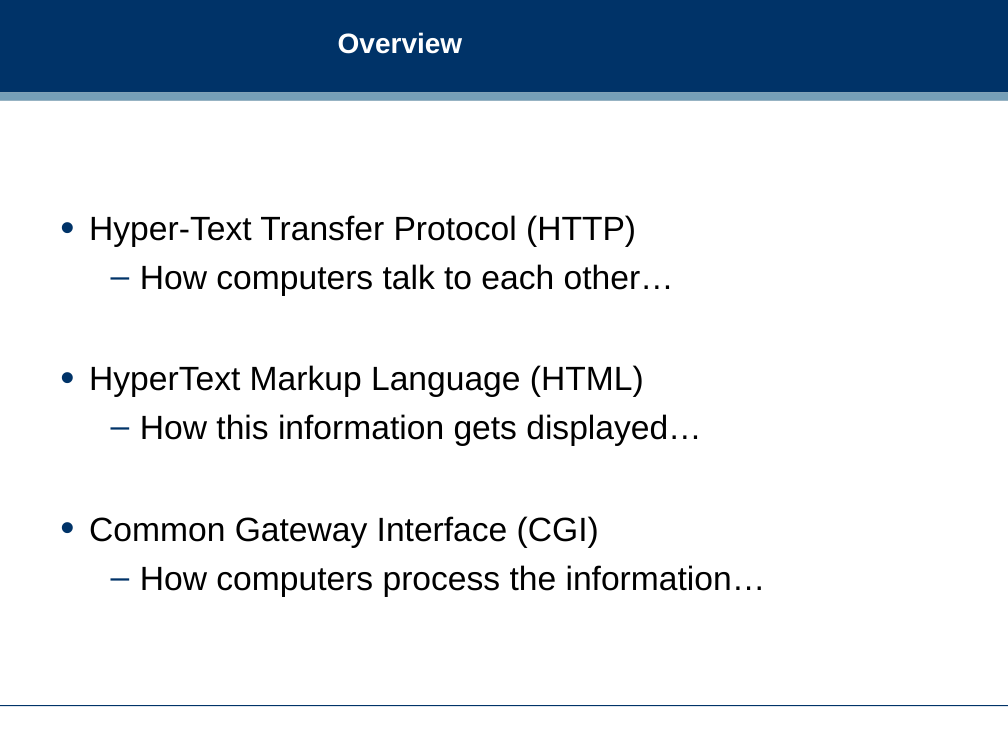
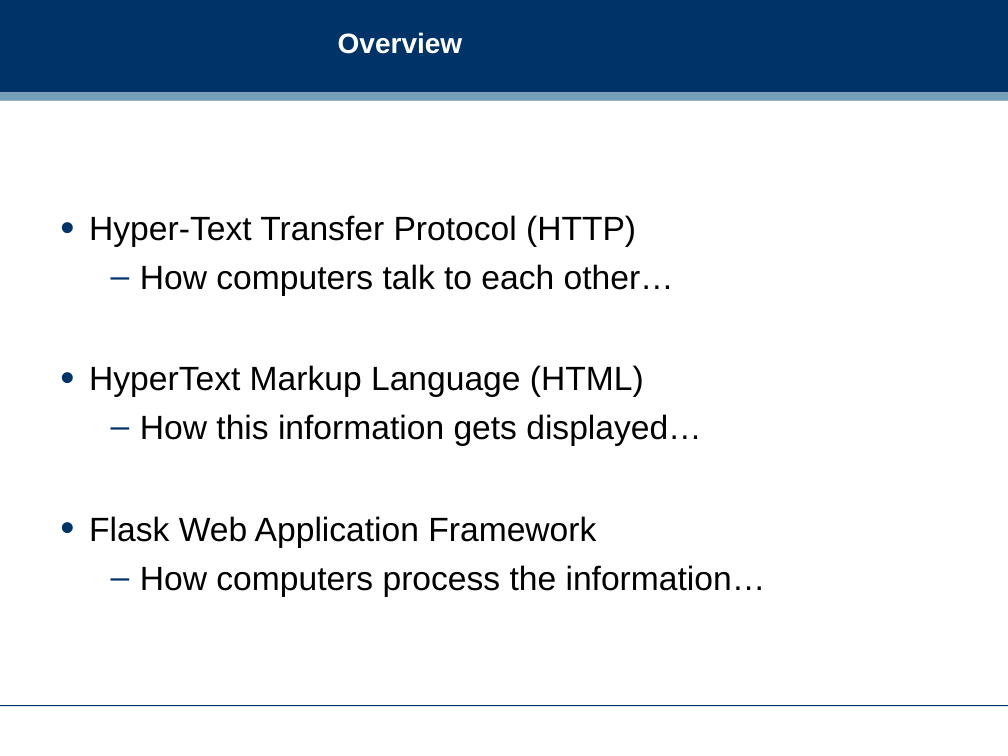
Before and after one commit to dreamind/ix, a slide deck: slide 3 of workshops/infrastructure/infrastructure.ppt. Drawn at 1008x756 pixels with LibreOffice and Linux fonts; fonts in the diff are those of the drawing; background and template pictures are left out. Boxes give left, top, right and bottom in pixels: in the first picture for what was removed or moved away, otherwise in the second. Text is boxed around its words. In the diff, an @@ line names an element or a change of style, - is before the commit and + after.

```diff
--- a/workshops/infrastructure/infrastructure.ppt
+++ b/workshops/infrastructure/infrastructure.ppt
@@ text at box(89, 516, 596, 548): text changed @@
-• Common Gateway Interface (CGI)
+• Flask Web Application Framework
```
Also in this commit, not shown: 4 other slides changed, 5 slides added, 10 slides removed, 9 other files.
